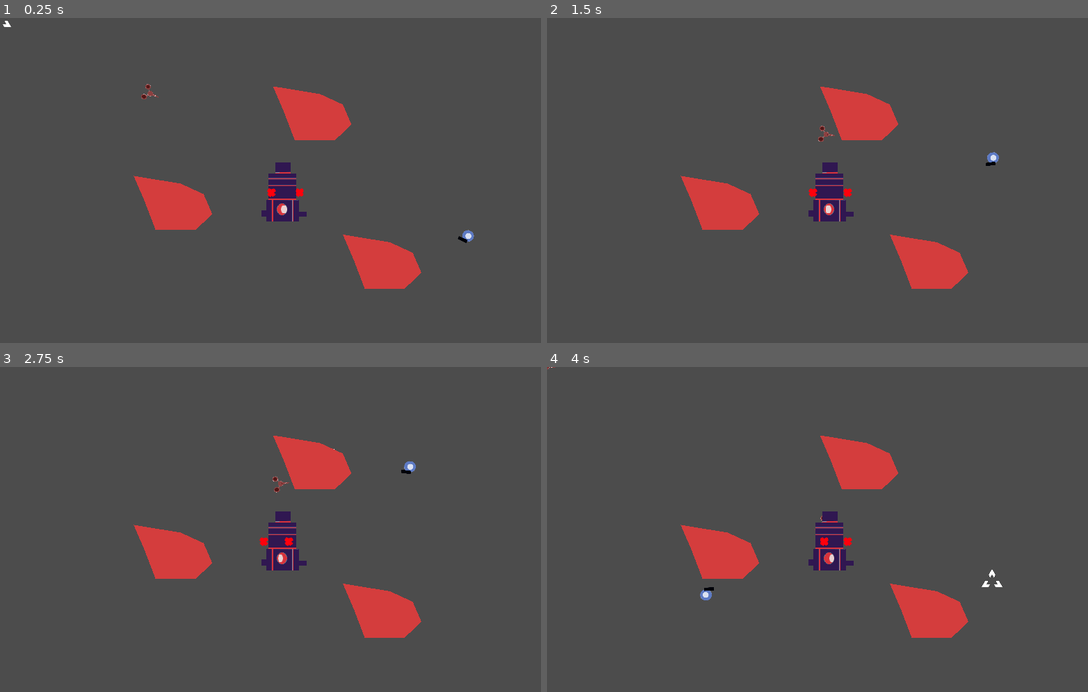
Above: before the commit, frames 1-4 (two rows, left to right).
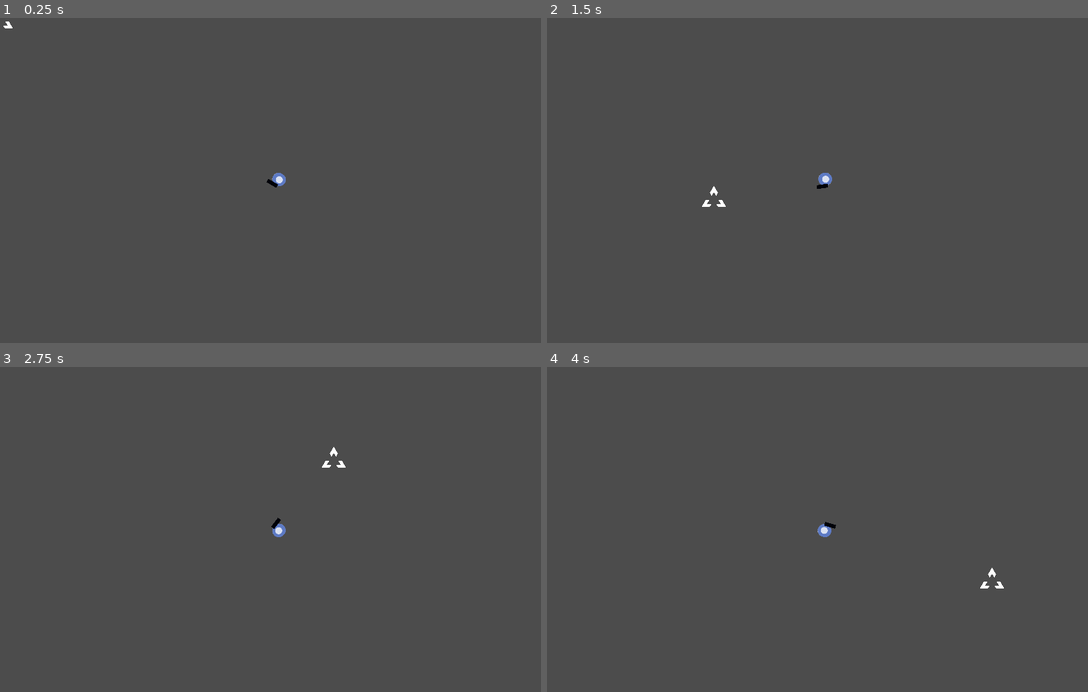
Above: after the commit, the same moments.

Repository: jnrdrgz/BadDrones
Game: Godot game, scene res://Game/Levels/TestLevel.tscn
Same seed, same stepped clock (60 frames per second), same inputs: the game is played once before the commit and once after it. This scene is started directly instead of the project's main scene.
Inputs (mouse positions are in pixels of both pictures, inside the frame that each line leads up to):
- Up to frame 1 (0.25 s): no input
- Up to frame 2 (1.5 s): move the mouse to (947, 164) at 0.52 s; hold W (move_up) 0.53-1.28 s; click (947, 164) at 0.6 s; move the mouse to (714, 196) at 1.27 s; hold S (move_down) from 1.28 s (still down); click (714, 196) at 1.35 s
- Up to frame 3 (2.75 s): move the mouse to (335, 458) at 2.02 s; release S (move_down) at 2.03 s; hold W (move_up) from 2.03 s (still down); click (335, 458) at 2.1 s
- Up to frame 4 (4 s): move the mouse to (795, 594) at 2.77 s; click (795, 594) at 2.85 s; move the mouse to (990, 578) at 3.52 s; release W (move_up) at 3.53 s; hold S (move_down) from 3.53 s (still down); click (990, 578) at 3.6 s

The runs differ from the first frame. In frame 1, 5.9% of the frame differs, in the area x 0-88%, y 0-84%; in frame 2, 5.9%, in the area x 24-84%, y 21-84%; in frame 3, 5.9%; in frame 4, 5.9%.

Commit message:
path follow argos

Diff:
--- a/Game/Argos.gd
+++ b/Game/Argos.gd
@@ -4,18 +4,25 @@
 const MOVE_SPEED = 200
 onready var raycast = $RayCast2D
 
+var player_already_saw = false
+
+##node path for the ai
+export (NodePath) var path
+
 func _ready():
 	set_player()
 
 func _physics_process(delta):
-	if player == null:
-		print("p null")
-		return
 
-	var vec_to_player = player.global_position - global_position
-	vec_to_player = vec_to_player.normalized()
-	global_rotation = atan2(vec_to_player.y, vec_to_player.x)
-	move_and_collide(vec_to_player * MOVE_SPEED * delta)
+	if player_already_saw:
+		if player == null:
+			print("p null")
+			return
+
+		var vec_to_player = player.global_position - global_position
+		vec_to_player = vec_to_player.normalized()
+		global_rotation = atan2(vec_to_player.y, vec_to_player.x)
+		move_and_collide(vec_to_player * MOVE_SPEED * delta)
 
 
 	if raycast.is_colliding():
@@ -28,4 +35,5 @@
 	queue_free()
 
 func set_player():
+	#change
 	player = get_parent().get_parent().get_node("Player")
--- a/Game/Argos.tscn
+++ b/Game/Argos.tscn
@@ -1,23 +1,33 @@
-[gd_scene load_steps=4 format=2]
+[gd_scene load_steps=5 format=2]
 
 [ext_resource path="res://Assets/argos_rigth.png" type="Texture" id=1]
 [ext_resource path="res://Game/Argos.gd" type="Script" id=2]
 
 [sub_resource type="CircleShape2D" id=1]
-radius = 20.4321
+radius = 30.2183
+
+[sub_resource type="RectangleShape2D" id=2]
+extents = Vector2( 132.662, 30.1122 )
 
 [node name="Argos" type="KinematicBody2D"]
 script = ExtResource( 2 )
 
 [node name="Sprite" type="Sprite" parent="."]
-scale = Vector2( 0.25, 0.25 )
+scale = Vector2( 0.5, 0.5 )
 texture = ExtResource( 1 )
 
 [node name="CollisionShape2D" type="CollisionShape2D" parent="." groups=[
 "Argos",
 ]]
+position = Vector2( -6.68175, 1.7818 )
 shape = SubResource( 1 )
 
 [node name="RayCast2D" type="RayCast2D" parent="."]
 enabled = true
 cast_to = Vector2( 22, 0 )
+
+[node name="Area2D" type="Area2D" parent="."]
+
+[node name="CollisionShape2D" type="CollisionShape2D" parent="Area2D"]
+position = Vector2( 131.408, 0.0764313 )
+shape = SubResource( 2 )
--- a/Game/BaseLevel.gd
+++ b/Game/BaseLevel.gd
@@ -2,9 +2,16 @@
 
 export (String) var next_level
 
+var path_speed = 250
+onready var enemies_node = $Enemies
+
 # Called when the node enters the scene tree for the first time.
 func _ready():
-	pass # Replace with function body.
+	Input.set_mouse_mode(Input.MOUSE_MODE_HIDDEN)
 
 func go_to_next_level():
 	get_tree().change_scene(next_level)
+
+func _physics_process(delta):
+	for enemy in enemies_node.get_children():
+		enemy.get_node("PathFollow2D").offset += delta*path_speed
--- a/Game/BaseLevel.tscn
+++ b/Game/BaseLevel.tscn
@@ -10,7 +10,13 @@
 [node name="Player" parent="." instance=ExtResource( 2 )]
 position = Vector2( 320.071, 280.516 )
 
+[node name="Camera2D" type="Camera2D" parent="Player"]
+current = true
+zoom = Vector2( 0.85, 0.85 )
+
 [node name="Enemies" type="Node2D" parent="."]
+
+[node name="Walls" type="Node2D" parent="."]
 
 [node name="Aim" parent="." instance=ExtResource( 3 )]
 position = Vector2( 572.42, 213.317 )
--- /dev/null
+++ b/Game/Levels/Floor1.tscn
@@ -0,0 +1,115 @@
+[gd_scene load_steps=7 format=2]
+
+[ext_resource path="res://Game/BaseLevel.tscn" type="PackedScene" id=1]
+[ext_resource path="res://Assets/bloque.png" type="Texture" id=2]
+[ext_resource path="res://Assets/piso.png" type="Texture" id=3]
+[ext_resource path="res://Game/Argos.tscn" type="PackedScene" id=4]
+
+[sub_resource type="Curve2D" id=1]
+_data = {
+"points": PoolVector2Array( 0, 0, 0, 0, 272.62, 973.592, 0, 0, 0, 0, 894.467, 962.901, 0, 0, 0, 0, 910.504, 684.94, 0, 0, 0, 0, 285.093, 693.849, 0, 0, 0, 0, 272.62, 973.592 )
+}
+
+[sub_resource type="Curve2D" id=2]
+_data = {
+"points": PoolVector2Array( 0, 0, 0, 0, 2662.71, -136.623, 0, 0, 0, 0, 1981.03, -137.883, 0, 0, 0, 0, 1982.48, -111.047, 0, 0, 0, 0, 2652.36, -117.397, 0, 0, 0, 0, 2662.71, -136.623 )
+}
+
+[node name="Floor1" instance=ExtResource( 1 )]
+
+[node name="Polygon2D" type="Polygon2D" parent="." index="0"]
+position = Vector2( 0, 6.72717 )
+texture = ExtResource( 3 )
+polygon = PoolVector2Array( -106.232, -274.429, -113.359, 1507.37, 3564.27, 1521.62, 3542.89, -295.81 )
+
+[node name="Path2D" type="Path2D" parent="Enemies" index="0"]
+curve = SubResource( 1 )
+
+[node name="PathFollow2D" type="PathFollow2D" parent="Enemies/Path2D" index="0"]
+position = Vector2( 272.62, 973.592 )
+rotation = -0.017249
+
+[node name="Argos" parent="Enemies/Path2D/PathFollow2D" index="0" instance=ExtResource( 4 )]
+position = Vector2( 5.8483, -3.9743 )
+rotation = 0.017249
+scale = Vector2( 1, 1 )
+
+[node name="Path2D2" type="Path2D" parent="Enemies" index="1"]
+position = Vector2( 200, 200 )
+curve = SubResource( 2 )
+
+[node name="PathFollow2D" type="PathFollow2D" parent="Enemies/Path2D2" index="0"]
+position = Vector2( 2662.13, -135.765 )
+
+[node name="Argos" parent="Enemies/Path2D2/PathFollow2D" index="0" instance=ExtResource( 4 )]
+
+[node name="MainWall" type="StaticBody2D" parent="Walls" index="0"]
+
+[node name="CollisionPolygon2D" type="CollisionPolygon2D" parent="Walls/MainWall" index="0"]
+polygon = PoolVector2Array( -3.81559, 0.474777, 4.24268, 1299.54, 3421.43, 1342.26, 3389.4, 7.41736, 2921.83, 3.85552, 2962.25, 851.036, 3129.18, 1069.76, 325.181, 1055.76, 120.23, 1063.05, 138.285, -2.32831 )
+
+[node name="Wall" type="Polygon2D" parent="Walls/MainWall" index="1"]
+position = Vector2( 0, -3.5636 )
+color = Color( 1, 1, 0.964706, 1 )
+texture = ExtResource( 2 )
+polygon = PoolVector2Array( 2.20593, -5.94447, 136.511, -1.90363, 126.627, 1059.6, 3141.43, 1073.85, 2963.25, 867.162, 2920.87, -13.9167, 3389.03, -7.3096, 3414.3, 1332.67, 7.06934, 1303.88 )
+
+[node name="UpWall" type="StaticBody2D" parent="Walls" index="1"]
+
+[node name="CollisionPolygon2D" type="CollisionPolygon2D" parent="Walls/UpWall" index="0"]
+polygon = PoolVector2Array( -11.7707, -5.45282, 3390.86, 2.54718, 3382.86, -125.453, 0.90097, -117.453 )
+
+[node name="Polygon2D" type="Polygon2D" parent="Walls/UpWall" index="1"]
+texture = ExtResource( 2 )
+polygon = PoolVector2Array( 0.438637, -1.63244, -0.295227, -140.024, 3382.31, -120.996, 3391.82, -6.83258 )
+
+[node name="Wall1" type="StaticBody2D" parent="Walls" index="2"]
+position = Vector2( 116.736, 457.965 )
+
+[node name="Polygon2D" type="Polygon2D" parent="Walls/Wall1" index="0"]
+scale = Vector2( 0.272322, 1.06219 )
+texture = ExtResource( 2 )
+polygon = PoolVector2Array( -0.295227, -16.3462, 1652.46, -58.9391, 3382.31, -120.996, 3390.5, 138.107, -24.4314, 140.346 )
+
+[node name="CollisionPolygon2D2" type="CollisionPolygon2D" parent="Walls/Wall1" index="1"]
+position = Vector2( -224.492, 76.3274 )
+polygon = PoolVector2Array( 213.155, 87.0527, 1145.49, 79.9174, 1128.84, -195.979, 215.534, -81.8147 )
+
+[node name="Wall2" type="StaticBody2D" parent="Walls" index="3"]
+position = Vector2( 1391.85, 251.432 )
+
+[node name="Polygon2D" type="Polygon2D" parent="Walls/Wall2" index="0"]
+position = Vector2( 159.577, 262.682 )
+scale = Vector2( 0.295578, 1.11002 )
+texture = ExtResource( 2 )
+polygon = PoolVector2Array( 266.624, 20.5641, -0.393555, -78.6645, 4754.55, 181.093, 4786.24, 320.199, 3294.89, 236.524 )
+
+[node name="CollisionPolygon2D2" type="CollisionPolygon2D" parent="Walls/Wall2" index="1"]
+position = Vector2( 210.036, 429.407 )
+polygon = PoolVector2Array( 1363.62, 189.332, 1354.88, 45.6059, -56.2125, -259.673, 41.2581, -132.537 )
+
+[node name="Wall4" type="StaticBody2D" parent="Walls" index="4"]
+position = Vector2( 848.581, 866.541 )
+
+[node name="Polygon2D" type="Polygon2D" parent="Walls/Wall4" index="0"]
+position = Vector2( 306.086, -125.653 )
+scale = Vector2( 0.272322, 1.40034 )
+texture = ExtResource( 2 )
+polygon = PoolVector2Array( -495.979, -7.49945, 2036.08, 4.5105, 2110.19, 117.404, 604.855, 101.33, 90.0054, 237.262, -428.758, 231.257 )
+
+[node name="CollisionPolygon2D3" type="CollisionPolygon2D" parent="Walls/Wall4" index="1"]
+position = Vector2( 91.6846, -17.853 )
+polygon = PoolVector2Array( 778.961, 53.2416, 765.507, -108.211, 82.6992, -114.938, 94.7988, 213.51, 233.39, 219.18, 378.695, 33.0601 )
+
+[node name="Wall3" type="StaticBody2D" parent="Walls" index="5"]
+position = Vector2( 1831.86, 565.721 )
+
+[node name="Polygon2D" type="Polygon2D" parent="Walls/Wall3" index="0"]
+position = Vector2( 243.865, -337.418 )
+scale = Vector2( 0.259543, 0.866415 )
+texture = ExtResource( 2 )
+polygon = PoolVector2Array( -244.227, -114.725, 3288.8, -104.931, 3337.34, 145.187, -225.776, 142.279 )
+
+[node name="CollisionPolygon2D4" type="CollisionPolygon2D" parent="Walls/Wall3" index="1"]
+position = Vector2( -138.091, -236.947 )
+polygon = PoolVector2Array( 328.584, 24.1052, 321.155, -196.161, 1235.54, -181.306, 1244.43, 20.5416 )
--- a/Game/Levels/TestLevel.tscn
+++ b/Game/Levels/TestLevel.tscn
@@ -1,9 +1,8 @@
-[gd_scene load_steps=5 format=2]
+[gd_scene load_steps=4 format=2]
 
 [ext_resource path="res://Game/BaseLevel.tscn" type="PackedScene" id=1]
 [ext_resource path="res://Game/Argos.tscn" type="PackedScene" id=2]
 [ext_resource path="res://Game/Levels/TestLevel.gd" type="Script" id=3]
-[ext_resource path="res://Game/Engine.tscn" type="PackedScene" id=4]
 
 [node name="TestLevel" instance=ExtResource( 1 )]
 script = ExtResource( 3 )
@@ -14,49 +13,10 @@
 [node name="Argos" parent="Enemies" index="0" instance=ExtResource( 2 )]
 position = Vector2( 231.951, 119.039 )
 
-[node name="Aim" parent="." index="2"]
-position = Vector2( 727.145, 273.862 )
-
-[node name="Spawner" type="Timer" parent="." index="3"]
+[node name="Spawner" type="Timer" parent="." index="2"]
 wait_time = 4.0
 autostart = true
 
-[node name="StaticBody2D" type="StaticBody2D" parent="." index="4"]
-
-[node name="CollisionPolygon2D" type="CollisionPolygon2D" parent="StaticBody2D" index="0"]
-position = Vector2( 625.926, 414.841 )
-scale = Vector2( 1, 0.908654 )
-polygon = PoolVector2Array( -0.998901, -19.6812, 20.8644, 28.0363, 41.0459, 89.6353, 113.363, 87.9535, 148.681, 57.6812, 134.385, 19.8409, 88.1361, -4.3538 )
-
-[node name="Polygon2D" type="Polygon2D" parent="StaticBody2D" index="1"]
-position = Vector2( -5.98572, 250.639 )
-color = Color( 0.835294, 0.243137, 0.243137, 1 )
-polygon = PoolVector2Array( 252.111, 40.8633, 338.723, 55.1585, 380.768, 74.4992, 396.745, 111.499, 365.632, 140.93, 292.474, 140.93, 272.292, 87.9535 )
-
-[node name="StaticBody2D2" type="StaticBody2D" parent="." index="5"]
-
-[node name="CollisionPolygon2D3" type="CollisionPolygon2D" parent="StaticBody2D2" index="0"]
-position = Vector2( 504.387, 151.216 )
-scale = Vector2( 1, 0.908654 )
-polygon = PoolVector2Array( -0.998901, -19.6812, 20.8644, 28.0363, 41.0459, 89.6353, 113.363, 87.9535, 148.681, 57.6812, 134.385, 19.8409, 88.1361, -4.3538 )
-
-[node name="Polygon2D" type="Polygon2D" parent="StaticBody2D2" index="1"]
-position = Vector2( 250.297, 85.2363 )
-color = Color( 0.835294, 0.243137, 0.243137, 1 )
-polygon = PoolVector2Array( 252.111, 40.8633, 338.723, 55.1585, 380.768, 74.4992, 396.745, 111.499, 365.632, 140.93, 292.474, 140.93, 272.292, 87.9535 )
-
-[node name="StaticBody2D3" type="StaticBody2D" parent="." index="6"]
-
-[node name="CollisionPolygon2D" type="CollisionPolygon2D" parent="StaticBody2D3" index="0"]
-position = Vector2( 248.349, 314.668 )
-scale = Vector2( 1, 0.908654 )
-polygon = PoolVector2Array( -0.998901, -19.6812, 20.8644, 28.0363, 41.0459, 89.6353, 113.363, 87.9535, 148.681, 57.6812, 134.385, 19.8409, 88.1361, -4.3538 )
-
-[node name="Polygon2D3" type="Polygon2D" parent="StaticBody2D3" index="1"]
-position = Vector2( 378.958, 358.924 )
-color = Color( 0.835294, 0.243137, 0.243137, 1 )
-polygon = PoolVector2Array( 252.111, 40.8633, 338.723, 55.1585, 380.768, 74.4992, 396.745, 111.499, 365.632, 140.93, 292.474, 140.93, 272.292, 87.9535 )
-
-[node name="Engine" parent="StaticBody2D3" index="2" instance=ExtResource( 4 )]
-position = Vector2( 518.655, 322.765 )
+[node name="Aim" parent="." index="4"]
+position = Vector2( 727.145, 273.862 )
 [connection signal="timeout" from="Spawner" to="." method="_on_Spawner_timeout"]
--- /dev/null
+++ b/Game/Wall.tscn
@@ -0,0 +1,7 @@
+[gd_scene format=2]
+
+[node name="Wall" type="StaticBody2D"]
+
+[node name="CollPol" type="CollisionPolygon2D" parent="."]
+
+[node name="Wall" type="Polygon2D" parent="."]
--- a/Menu.tscn
+++ b/Menu.tscn
@@ -45,7 +45,7 @@
 [node name="NewGameButton" parent="Menu/CenterRow/Buttons" instance=ExtResource( 3 )]
 margin_top = 147.0
 margin_bottom = 207.0
-scene_to_load = "res://Game/Levels/TestLevel.tscn"
+scene_to_load = "res://Game/Levels/Floor1.tscn"
 
 [node name="OptionsButton" parent="Menu/CenterRow/Buttons" instance=ExtResource( 2 )]
 margin_top = 232.0
Binary file added: Assets/bloque.png
Not shown, added: Assets/bloque.png.import
Binary file added: Assets/piso.png
Not shown, added: Assets/piso.png.import
